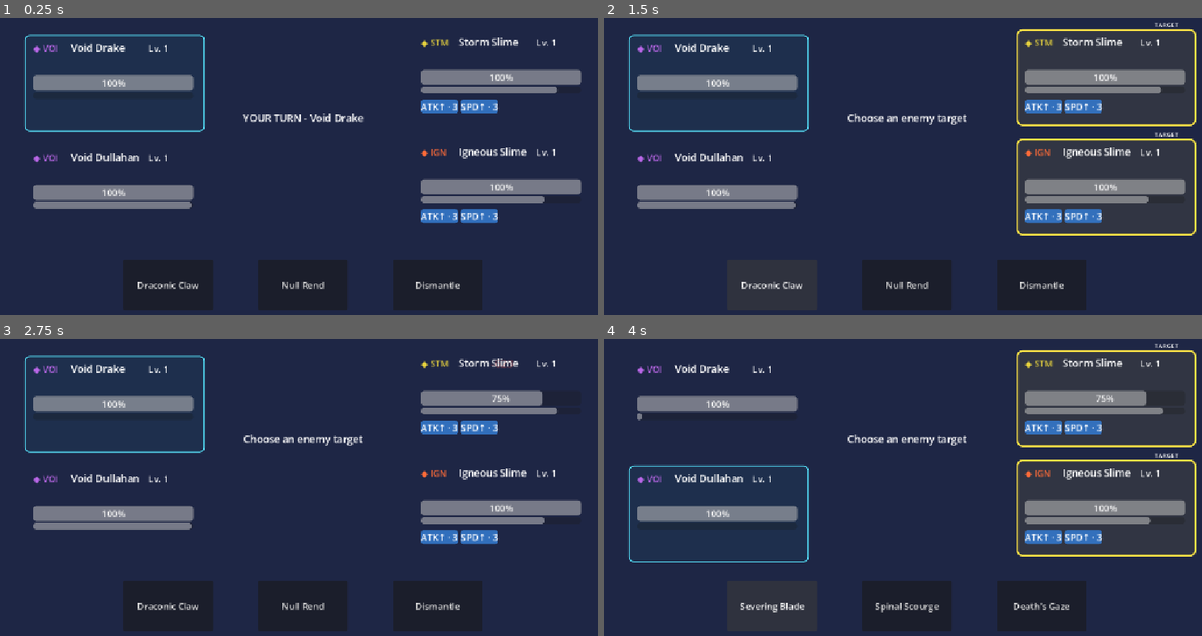
Above: before the commit, frames 1-4 (two rows, left to right).
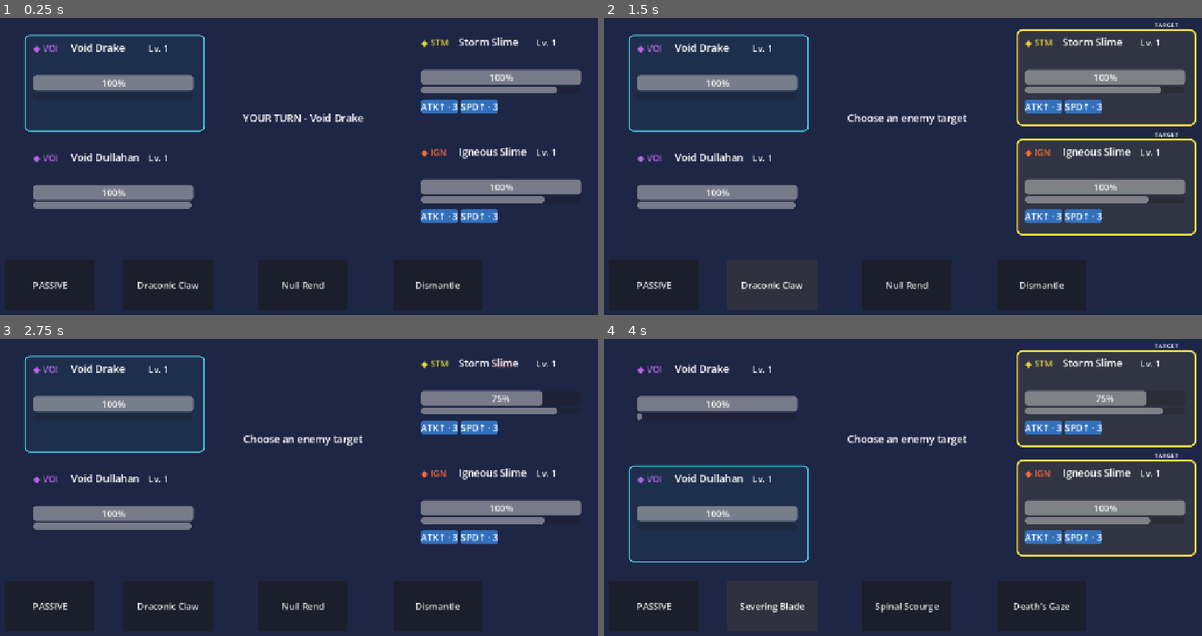
Above: after the commit, the same moments.

Repository: Akharyuu/monster-rpg
Game: Godot game, scene res://scenes/battle/battle_screen.tscn
Two runs of this game, one before a commit and one after it. Both use one fixed random seed, a clock stepped at 60 frames per second and the inputs below.
Inputs (mouse positions are in pixels of both pictures, inside the frame that each line leads up to):
- Up to frame 1 (0.25 s): no input
- Up to frame 2 (1.5 s): click (651, 285) at 0.5 s, where only the run after the commit has a clickable "PASSIVE"; click "Draconic Claw" at 1.25 s
- Up to frame 3 (2.75 s): click (502, 398) at 2.02 s
- Up to frame 4 (4 s): click "Null Rend" at 2.75 s; click "Severing Blade" at 3.5 s

The runs differ from the first frame. In frame 1, 2.5% of the frame differs, in the area x 0-16%, y 81-99%; in frame 2, 2.5%; in frame 3, 2.5%; in frame 4, 2.5%.

Commit message:
Add passive info button to battle HUD

Diff:
--- a/godot/scenes/battle/battle_screen.tscn
+++ b/godot/scenes/battle/battle_screen.tscn
@@ -60,6 +60,17 @@
 horizontal_alignment = 1
 theme_override_font_sizes/font_size = 18
 
+[node name="Passive Button" type="Button" parent="."]
+layout_mode = 0
+script = ExtResource("3")
+offset_left = 35.0
+offset_top = 515.0
+offset_right = 195.0
+offset_bottom = 605.0
+text = "PASSIVE"
+focus_mode = 0
+mouse_default_cursor_shape = 0
+
 [node name="Skill 1 Button" type="Button" parent="."]
 layout_mode = 0
 script = ExtResource("3")
